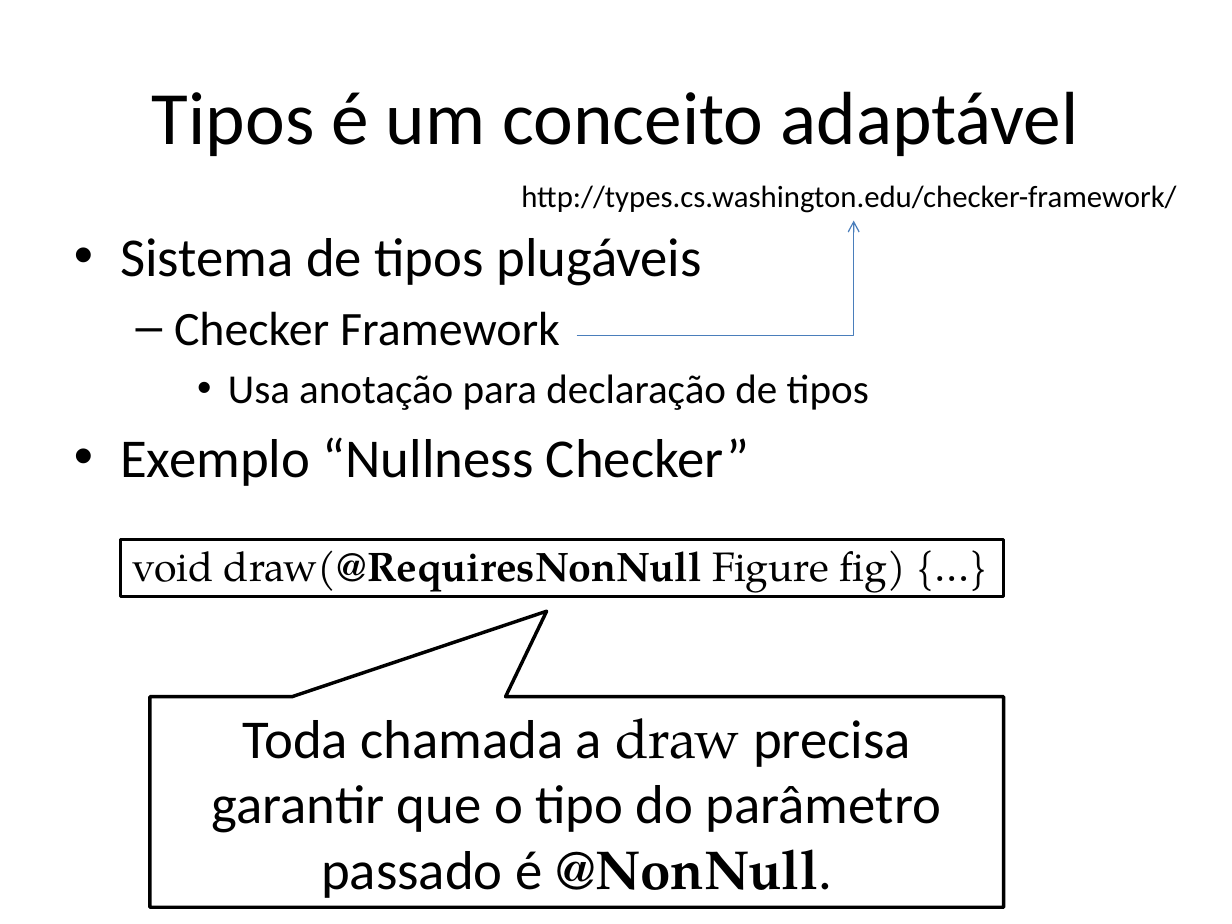
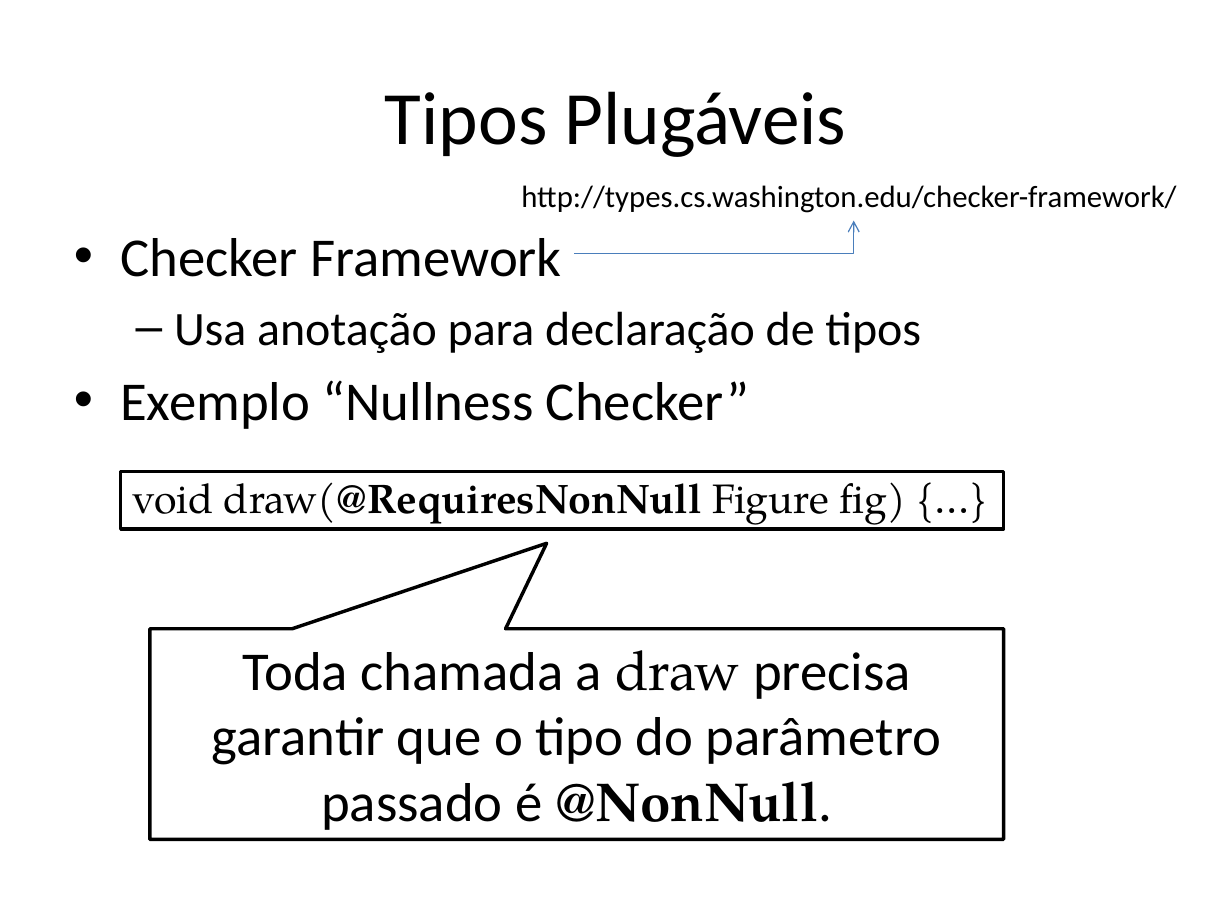
Before and after one commit to damorim/compilers-cin, a slide deck: slide 35 of slides-aulas/analise-semantica.pptx (slide 34 before the commit). Drawn at 1232x924 pixels with LibreOffice and Linux fonts; fonts in the diff are those of the drawing. Boxes give left, top, right and bottom in pixels: in the first picture for what was removed or moved away, otherwise in the second. Text is boxed around its words. In the diff, an @@ line names an element or a change of style, - is before the commit and + after.

```diff
--- a/slides-aulas/analise-semantica.pptx
+++ b/slides-aulas/analise-semantica.pptx
@@ title at (385, 91, 846, 157): text changed @@
-Tipos é um conceito adaptável
+Tipos Plugáveis
@@ text at (120, 238, 702, 286): paragraph removed @@
-• Sistema de tipos plugáveis
@@ text at (120, 238, 921, 353): size 28 to 32 pt in "Checker Framework"; size 24 to 28 pt in "Usa anotação para declaração de tipos"; bullet – to •; list level 2 to 1 in "Checker Framework"; bullet • to –; list level 3 to 2 in "Usa anotação para declaração de ..." @@
@@ elbow arrow moved from (577, 336) - (854, 221) to (574, 254) - (854, 221) @@
@@ rectangle "void draw(@RequiresNonNull Figure fig) {…}": place and size @@
-rectangle "void draw(@RequiresNonNull Figure fig) {…}" at (121, 540, 1004, 596)
+rectangle "void draw(@RequiresNonNull Figure fig) {…}" at (121, 472, 1004, 529)
@@ speech box "Toda chamada a draw precisa ...": place and size @@
-speech box "Toda chamada a draw precisa ..." at (150, 697, 1004, 908)
+speech box "Toda chamada a draw precisa ..." at (150, 628, 1004, 839)
```
Also in this commit, not shown: 17 other slides changed, 1 slide added, 1 other file.
